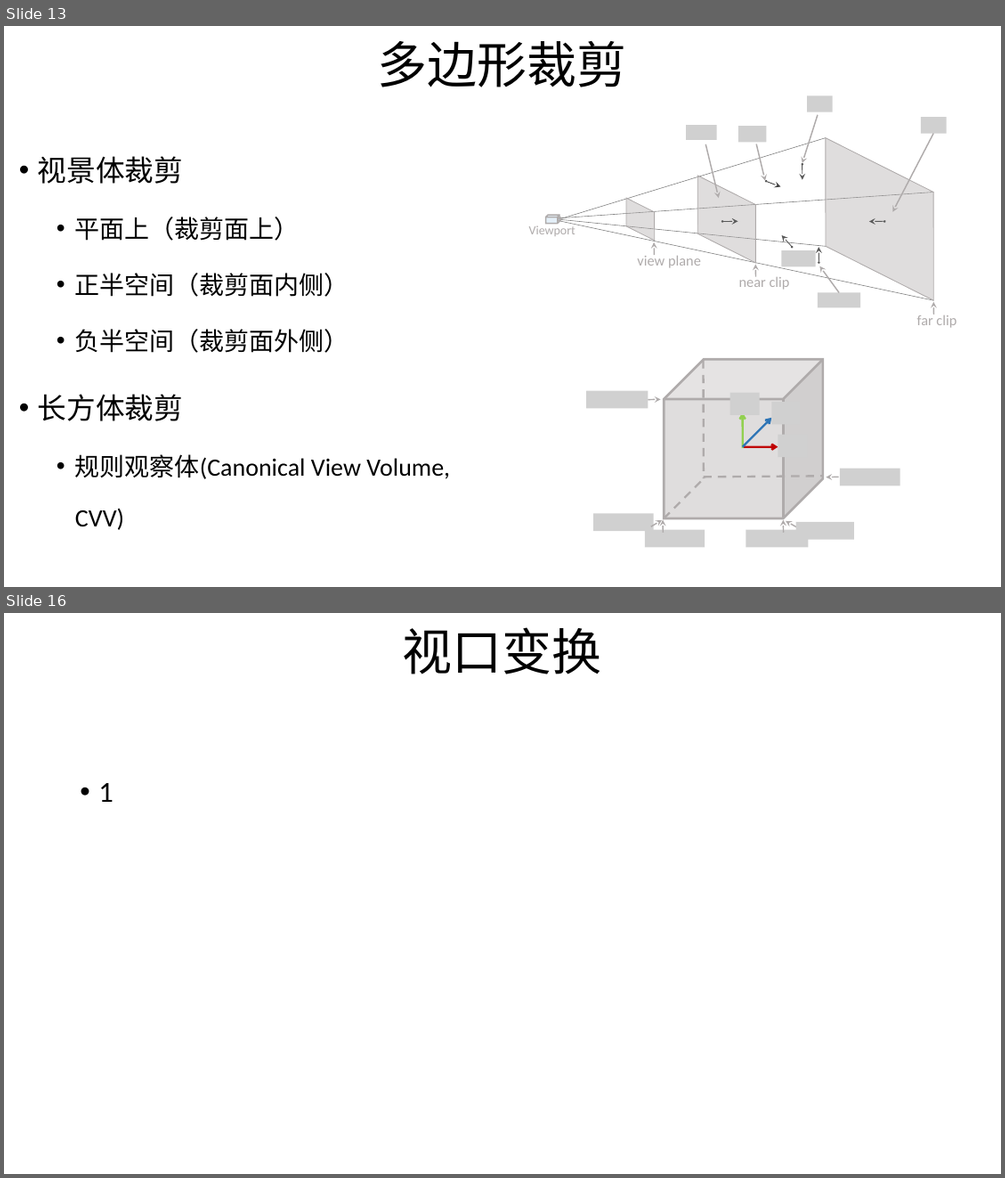
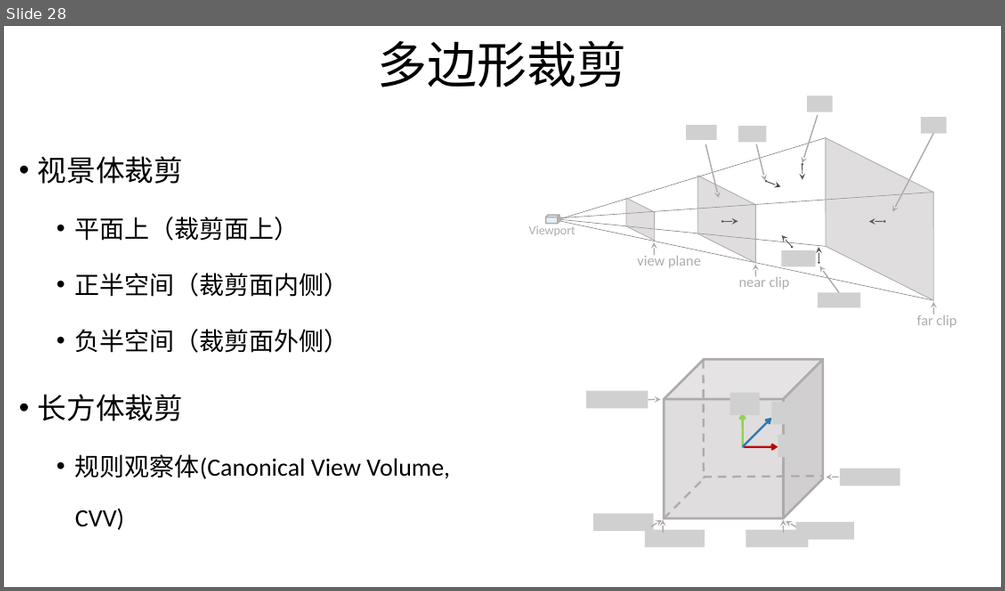
Before and after one commit to yuffyli/RenderDemo, a slide deck: renderDemo2.pptx. Shown one above the other, each under a label of ours: slides 13 and 16 before the commit, slide 28 after it; the slides between them are not shown. The pictures are 1005x1178 and 1005x591 pixels, drawn with LibreOffice and Linux fonts; fonts in the diff are those of the drawing; grey boxes stand for pictures. Boxes give left, top, right and bottom in pixels: in the first picture for what was removed or moved away, otherwise in the second. Text is boxed around its words. In the diff, an @@ line names an element or a change of style, - is before the commit and + after.

```diff
--- a/renderDemo2.pptx
+++ b/renderDemo2.pptx
@@ slide 16 removed at (4, 613, 1001, 1174), background #CCE8CF @@
@@ text removed at (403, 627, 602, 674) @@
-视口变换
@@ text removed at (98, 783, 113, 802) @@
-• 1
@@ what was slide 13 is now slide 28 @@
```
Also in this commit, not shown: 7 slides changed, 2 slides added, 3 other files.
